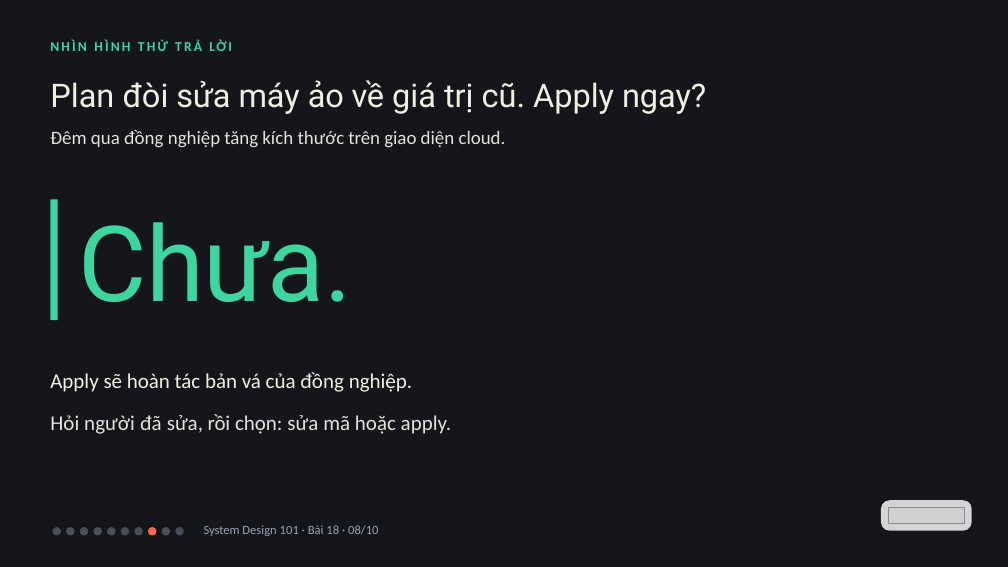
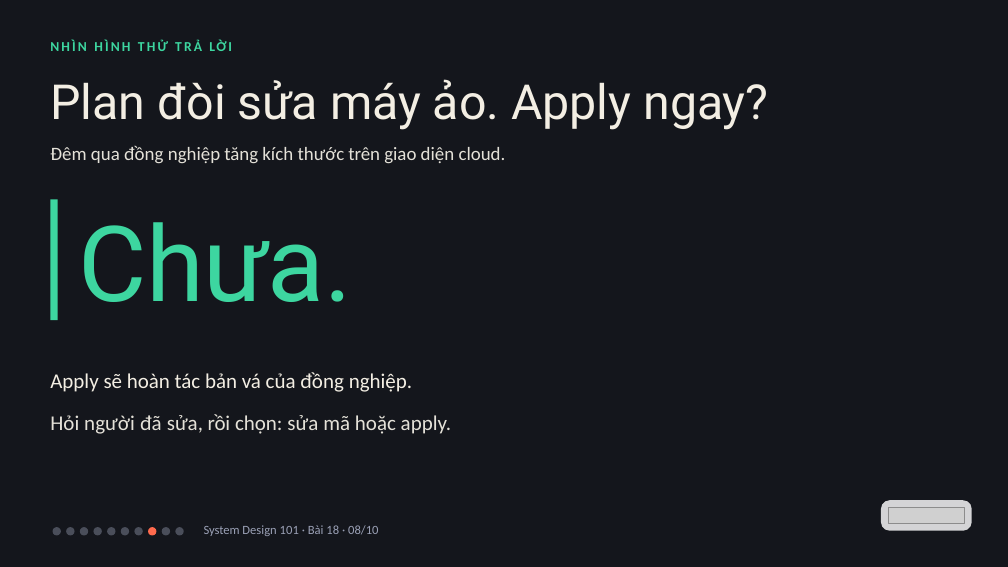
Before and after one commit to vohoailinh90/tool-marketing-studio, a slide deck: slide 8 of system-design-101/vi/lessons/sd-13-018/slides/sd-13-018.pptx. Drawn at 1008x567 pixels with LibreOffice and Linux fonts; fonts in the diff are those of the drawing; grey boxes stand for pictures. Boxes give left, top, right and bottom in pixels: in the first picture for what was removed or moved away, otherwise in the second. Text is boxed around its words. In the diff, an @@ line names an element or a change of style, - is before the commit and + after.

```diff
--- a/system-design-101/vi/lessons/sd-13-018/slides/sd-13-018.pptx
+++ b/system-design-101/vi/lessons/sd-13-018/slides/sd-13-018.pptx
@@ text at (50, 79, 768, 130): text changed; size 46.5 to 69 pt @@
-Plan đòi sửa máy ảo về giá trị cũ. Apply ngay?
+Plan đòi sửa máy ảo. Apply ngay?
@@ text "Đêm qua đồng nghiệp tăng ...": place and size @@
-text "Đêm qua đồng nghiệp tăng ..." at (50, 130, 506, 148)
+text "Đêm qua đồng nghiệp tăng ..." at (50, 146, 506, 164)
```
Also in this commit, not shown: 2 other slides changed, 8 other files.
